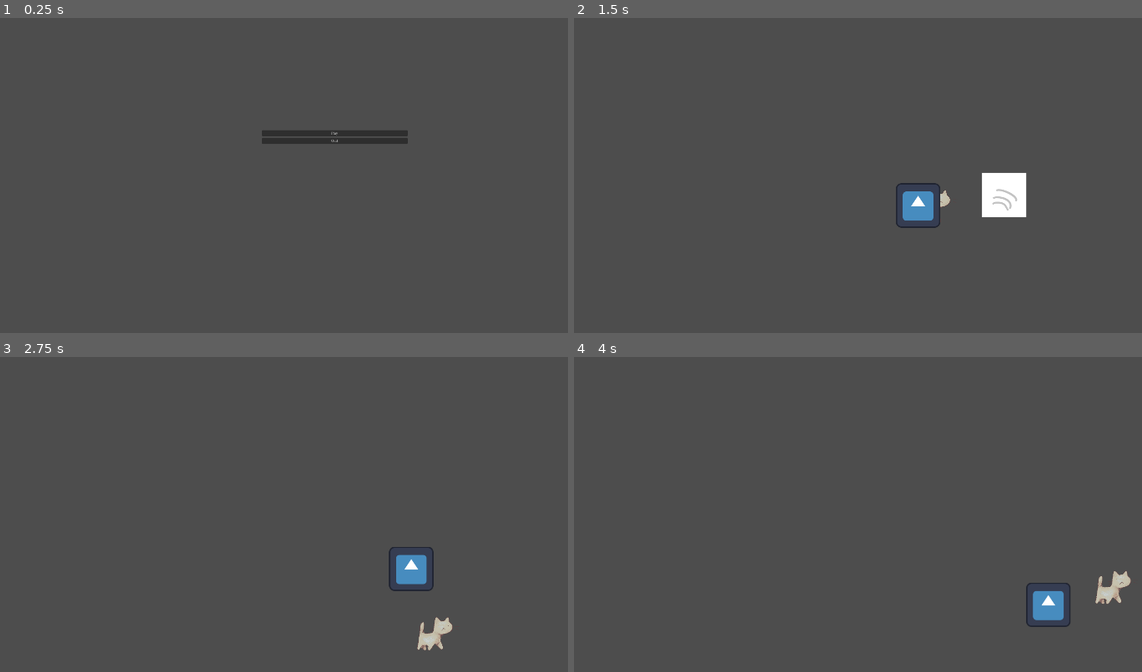
Above: before the commit, frames 1-4 (two rows, left to right).
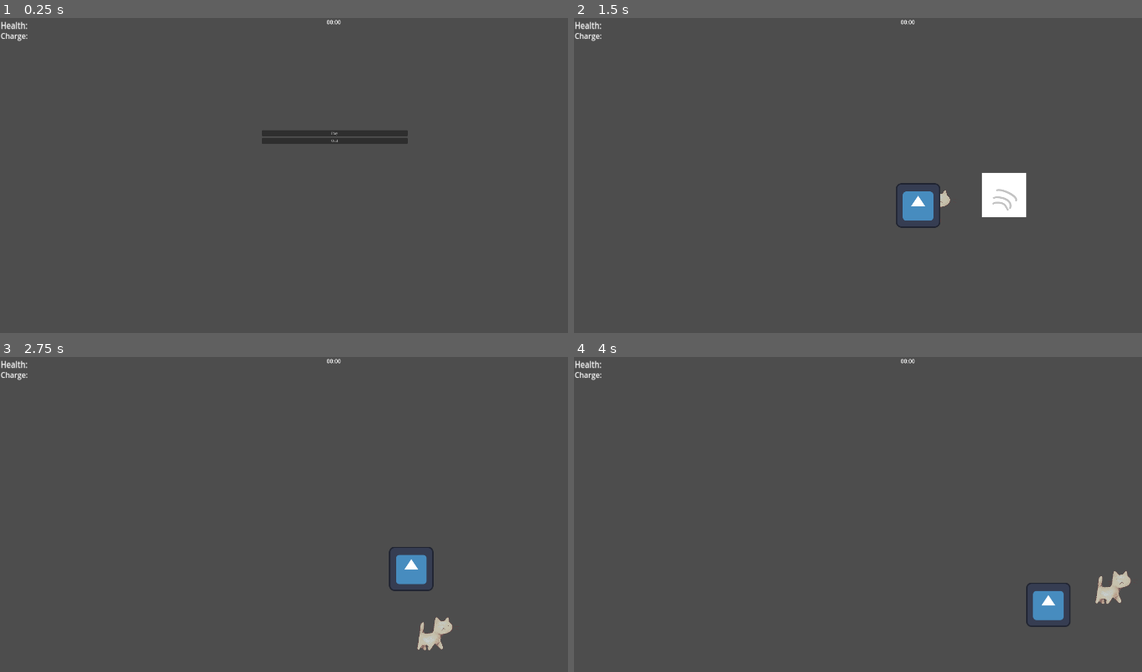
Above: after the commit, the same moments.

Repository: RobertKadak/GameCamp-2024
Game: Godot game, scene res://Menu folder/menu.tscn
The game is run twice, just before and just after one commit, with the same random seed, the same clock (stepped at 60 frames per second) and the same inputs. The engine's default icon, where the game draws it, is replaced by a stand-in: a white triangle on a blue panel in a dark square.
Inputs (mouse positions are in pixels of both pictures, inside the frame that each line leads up to):
- Up to frame 1 (0.25 s): no input
- Up to frame 2 (1.5 s): click "Play" at 0.5 s; move the mouse to (1056, 188) at 1.27 s; hold D (move_right) from 1.28 s (still down); click (1056, 188) at 1.35 s
- Up to frame 3 (2.75 s): move the mouse to (198, 561) at 2.02 s; release D (move_right) at 2.03 s; hold S (move_down) from 2.03 s (still down); right-click (198, 561) at 2.1 s
- Up to frame 4 (4 s): move the mouse to (971, 460) at 2.77 s; release S (move_down) at 2.78 s; hold D (move_right) 2.78-3.53 s; click (971, 460) at 2.85 s; move the mouse to (875, 618) at 3.52 s; hold W (move_up) from 3.53 s (still down); right-click (875, 618) at 3.6 s

The runs differ from the first frame. In frame 1, 0.2% of the frame differs, in the area x 0-61%, y 0-8%; in frame 2, 0.2%; in frame 3, 0.2%; in frame 4, 0.2%.
Error after the commit: Trying to assign value of type 'Label' to a variable of type 'stop_watch.gd'. (res://scripts/hud.gd:8)

Commit message:
yesyesyes

Diff:
--- a/project.godot
+++ b/project.godot
@@ -15,6 +15,10 @@
 config/features=PackedStringArray("4.3", "Forward Plus")
 config/icon="res://icon.svg"
 
+[autoload]
+
+Hud="*res://scenes/levels/hud.tscn"
+
 [display]
 
 window/size/viewport_width=1920
@@ -27,6 +31,7 @@
 [global_group]
 
 Enemy=""
+StopWatch=""
 
 [input]
 
--- /dev/null
+++ b/scenes/levels/hud.tscn
@@ -0,0 +1,35 @@
+[gd_scene load_steps=2 format=3 uid="uid://bqmf6iaw6o1er"]
+
+[ext_resource type="Script" path="res://scripts/hud.gd" id="1_tk4gs"]
+
+[node name="HUD" type="Node2D" node_paths=PackedStringArray("Stopwatch_label")]
+script = ExtResource("1_tk4gs")
+Stopwatch_label = NodePath("Display/Stopwatch_label")
+
+[node name="Display" type="CanvasLayer" parent="."]
+
+[node name="Health" type="Label" parent="Display"]
+offset_left = 2.0
+offset_top = 1.0
+offset_right = 58.0
+offset_bottom = 24.0
+scale = Vector2(1.38282, 1.70745)
+text = "Health:"
+
+[node name="Charge" type="Label" parent="Display"]
+offset_left = 2.0
+offset_top = 35.0
+offset_right = 62.0
+offset_bottom = 58.0
+scale = Vector2(1.32, 1.4)
+text = "Charge:"
+
+[node name="Stopwatch_label" type="Label" parent="Display" groups=["StopWatch"]]
+anchors_preset = 5
+anchor_left = 0.5
+anchor_right = 0.5
+offset_left = -20.0
+offset_right = 20.0
+offset_bottom = 23.0
+grow_horizontal = 2
+text = "00:00"
--- a/scenes/levels/level_1.tscn
+++ b/scenes/levels/level_1.tscn
@@ -1,7 +1,8 @@
-[gd_scene load_steps=6 format=3 uid="uid://cpn7jijdmky8e"]
+[gd_scene load_steps=7 format=3 uid="uid://cpn7jijdmky8e"]
 
 [ext_resource type="PackedScene" uid="uid://cjnjct76im3qy" path="res://characters/player/player.tscn" id="1_nkpfc"]
-[ext_resource type="PackedScene" uid="uid://bep843k7yixqs" path="res://scenes/enemy.tscn" id="2_7dsv0"]
+[ext_resource type="PackedScene" uid="uid://4tbot0pb2xdg" path="res://scenes/enemy.tscn" id="2_7dsv0"]
+[ext_resource type="PackedScene" uid="uid://dvi4gstt4trqt" path="res://scenes/levels/stop_watch.tscn" id="3_hvndn"]
 
 [sub_resource type="NavigationPolygon" id="NavigationPolygon_d840p"]
 vertices = PackedVector2Array(928, 516.75, -934, 516.75, -934, -511.75, 928, -511.75)
@@ -51,3 +52,5 @@
 
 [node name="enemy" parent="." node_paths=PackedStringArray("target_to_chase") instance=ExtResource("2_7dsv0")]
 target_to_chase = NodePath("../Player")
+
+[node name="StopWatch" parent="." groups=["StopWatch"] instance=ExtResource("3_hvndn")]
--- /dev/null
+++ b/scenes/levels/stop_watch.tscn
@@ -0,0 +1,6 @@
+[gd_scene load_steps=2 format=3 uid="uid://dvi4gstt4trqt"]
+
+[ext_resource type="Script" path="res://scripts/stop_watch.gd" id="1_1all4"]
+
+[node name="StopWatch" type="Node2D"]
+script = ExtResource("1_1all4")
--- /dev/null
+++ b/scripts/hud.gd
@@ -0,0 +1,18 @@
+extends Node2D
+
+@export var Stopwatch_label : Label
+
+var Stopwatch : Stopwatch
+# Called when the node enters the scene tree for the first time.
+func _ready() -> void:
+	Stopwatch = get_tree().get_first_node_in_group("StopWatch")
+
+
+# Called every frame. 'delta' is the elapsed time since the previous frame.
+func _process(delta):
+	update_Stopwatch_label
+
+
+
+func update_Stopwatch_label():
+	Stopwatch_label.text = Stopwatch.time_to_string()
--- /dev/null
+++ b/scripts/stop_watch.gd
@@ -0,0 +1,21 @@
+extends Node2D
+
+class_name Stopwatch
+
+var time = 0.0
+var stopped = false
+
+func _process(delta):
+	if stopped:
+		return
+	time += delta
+
+func reset():
+	time = 0.0
+
+func time_to_string() -> String:
+	var sec = fmod(time, 60)
+	var min = time / 60
+	var format_string = "%02d : %02d : %02d"
+	var actual_string = format_string % [min, sec]
+	return actual_string
